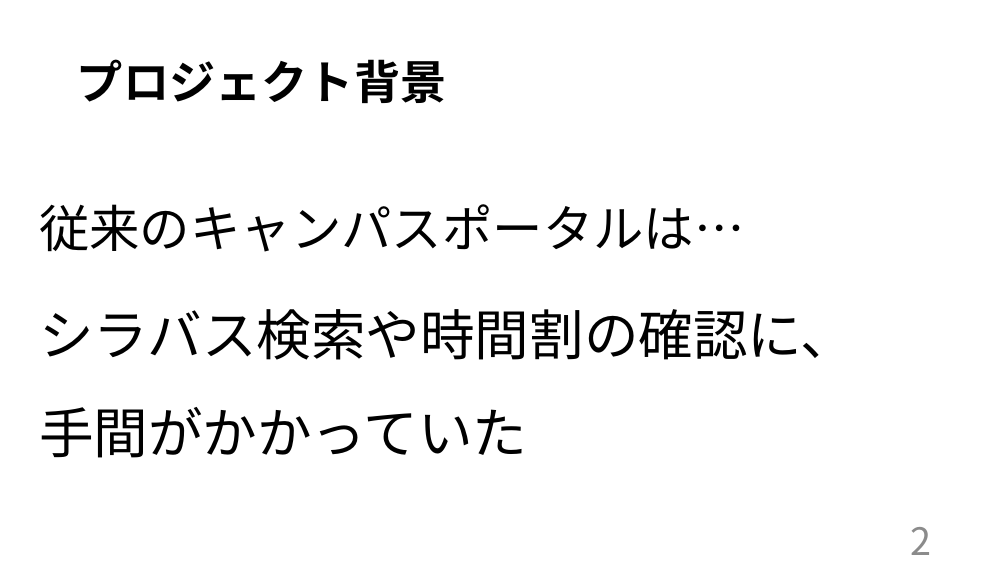
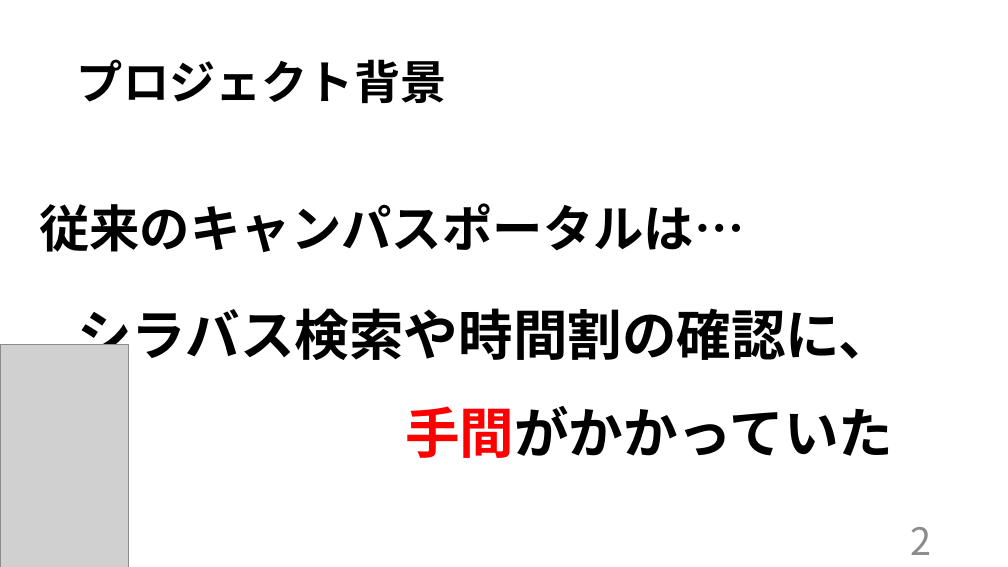
Before and after one commit to kazukiyoshida96/PM-, a slide deck: slide 3 of ＰＭ学科専用2.pptx. Drawn at 1008x567 pixels with LibreOffice and Linux fonts; fonts in the diff are those of the drawing; grey boxes stand for pictures. Boxes give left, top, right and bottom in pixels: in the first picture for what was removed or moved away, otherwise in the second. Text is boxed around its words. In the diff, an @@ line names an element or a change of style, - is before the commit and + after.

```diff
--- a/ＰＭ学科専用2.pptx
+++ b/ＰＭ学科専用2.pptx
@@ text at [39,203,745,252]: bold on in "従来のキャンパスポータルは…" @@
@@ text at [77,308,893,458]: text changed; bold on @@
-シラバス検索や時間割の確認に、手間がかかっていた
+シラバス検索や時間割の確認に、 手間がかかっていた
@@ picture added at [0,345,129,567] @@
```
Also in this commit, not shown: 16 other slides changed.
